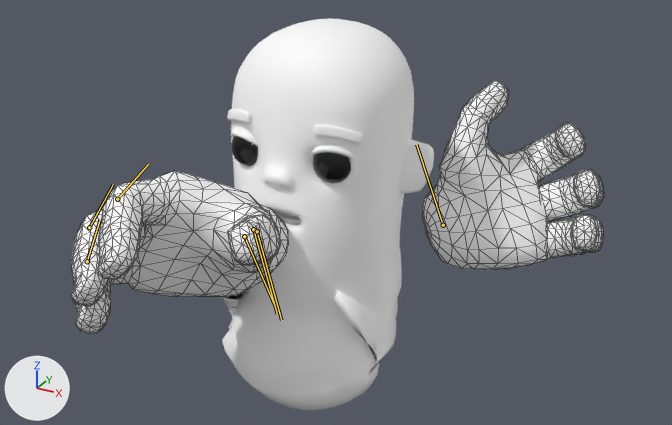
The FBX model models/citizenworm.fbx: old version first, new version second.
The view is the same before and after, from a camera (50 mm lens) standing at (0.792, -1.432, 1.015) and looking at (0.006, -0.001, 0.3). Arrows for +X, +Y and +Z are at lower left; the lights stay in place. Both versions are drawn at frame 61 of the action 'Take 001'; the numbers are the values there. The bones that change are drawn over the model as lines. Mesh edges are drawn as thin lines on the coarser meshes.

Names of what the first picture shows: 'CitizenWorm', 'Hands'.
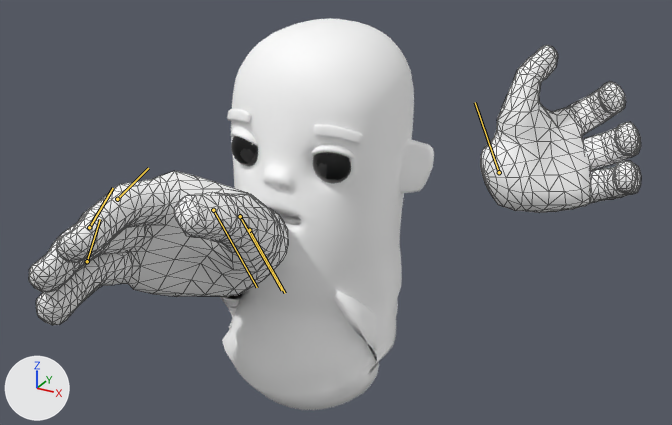
Commit message: Throwable pose pulled back a little so you can see the object in hand facing to the right

The change in detail:
Bone 'finger_thumb_0_R' (bone_finger_thumb_0_r) moves from (-0.5, 0.0, -0.5) to (0.0, 0.0, 0.0).
Bone 'finger_thumb_0_R' (bone_finger_thumb_0_r) turns from (-7, -17, 19) to (0, 0, 0) degrees about its own x, y and z.
Bone 'finger_thumb_1_R' (bone_finger_thumb_1_r) turns from (-8, -6, 7) to (0, 0, 0) degrees about its own x, y and z.
Bone 'finger_thumb_2_R' (bone_finger_thumb_2_r) turns from (0, 11, 0) to (0, 0, 0) degrees about its own x, y and z.
Bone 'finger_index_1_R' (bone_finger_index_1_r) turns from (3, 32, 4) to (0, 0, 0) degrees about its own x, y and z.
Bone 'finger_middle_1_R' (bone_finger_middle_1_r) turns from (3, 32, 4) to (0, 0, 0) degrees about its own x, y and z.
Bone 'finger_ring_1_R' (bone_finger_ring_1_r) turns from (0, 32, 0) to (0, 0, 0) degrees about its own x, y and z.
Bone 'hand_L' (bone_hand_l) moves from (-8.4, -7.5, 13.7) to (-13.0, -19.8, 14.0).

Pixel boxes [x1, y1, x2, y2] of what changed, in the pictures (672 x 425 px):
'Hands', posed (15% wider, 10% taller)
    before: [71, 80, 604, 334]
    after: [29, 45, 641, 325]
bone 'finger_thumb_0_R', root to tip
    before: (244, 236) to (274, 305)
    after: (249, 230) to (285, 293)
bone 'finger_thumb_1_R', root to tip
    before: (253, 229) to (277, 313)
    after: (240, 216) to (282, 290)
bone 'finger_thumb_2_R', root to tip
    before: (257, 231) to (281, 320)
    after: (213, 210) to (257, 287)
bone 'finger_index_1_R', root to tip
    before: (117, 199) to (148, 164)
    after: (117, 199) to (148, 168)
bone 'finger_middle_1_R', root to tip
    before: (89, 227) to (113, 184)
    after: (89, 227) to (113, 188)
bone 'hand_L', root to tip
    before: (443, 225) to (416, 144)
    after: (499, 172) to (475, 102)
